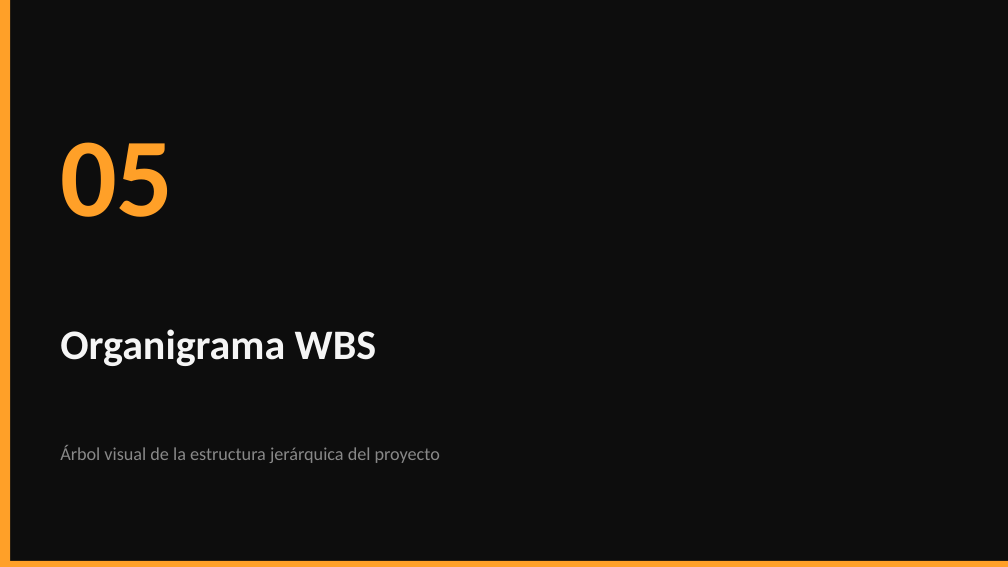
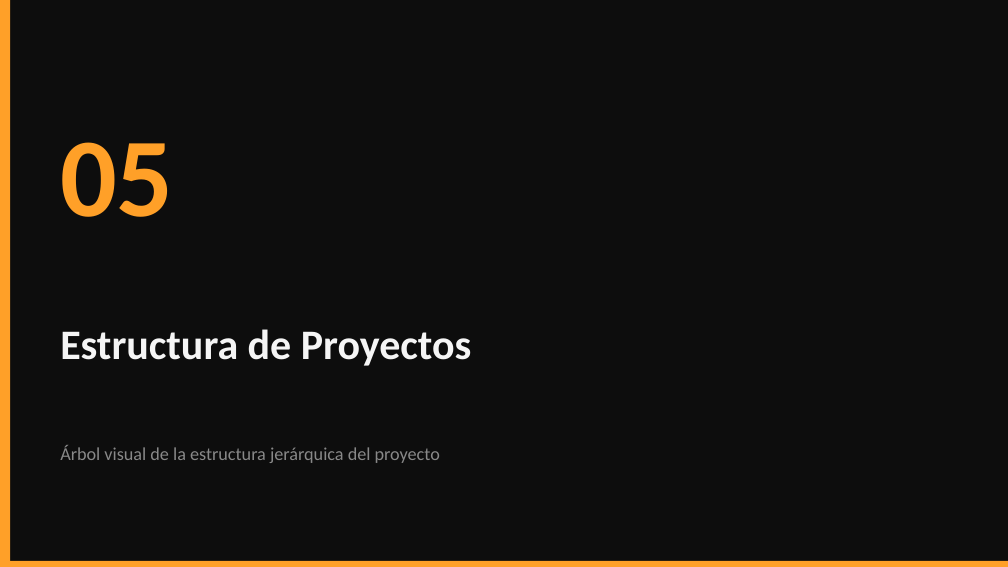
Before and after one commit to ehchavezm-hub/10-cronograma, a slide deck: slide 29 of docs/ECM_Project_Guia_de_Uso.pptx. Drawn at 1008x567 pixels with LibreOffice and Linux fonts; fonts in the diff are those of the drawing. Boxes give left, top, right and bottom in pixels: in the first picture for what was removed or moved away, otherwise in the second. Text is boxed around its words. In the diff, an @@ line names an element or a change of style, - is before the commit and + after.

```diff
--- a/docs/ECM_Project_Guia_de_Uso.pptx
+++ b/docs/ECM_Project_Guia_de_Uso.pptx
@@ text at (60, 329, 472, 366): text changed @@
-Organigrama WBS
+Estructura de Proyectos
```
Also in this commit, not shown: 6 other slides changed.
